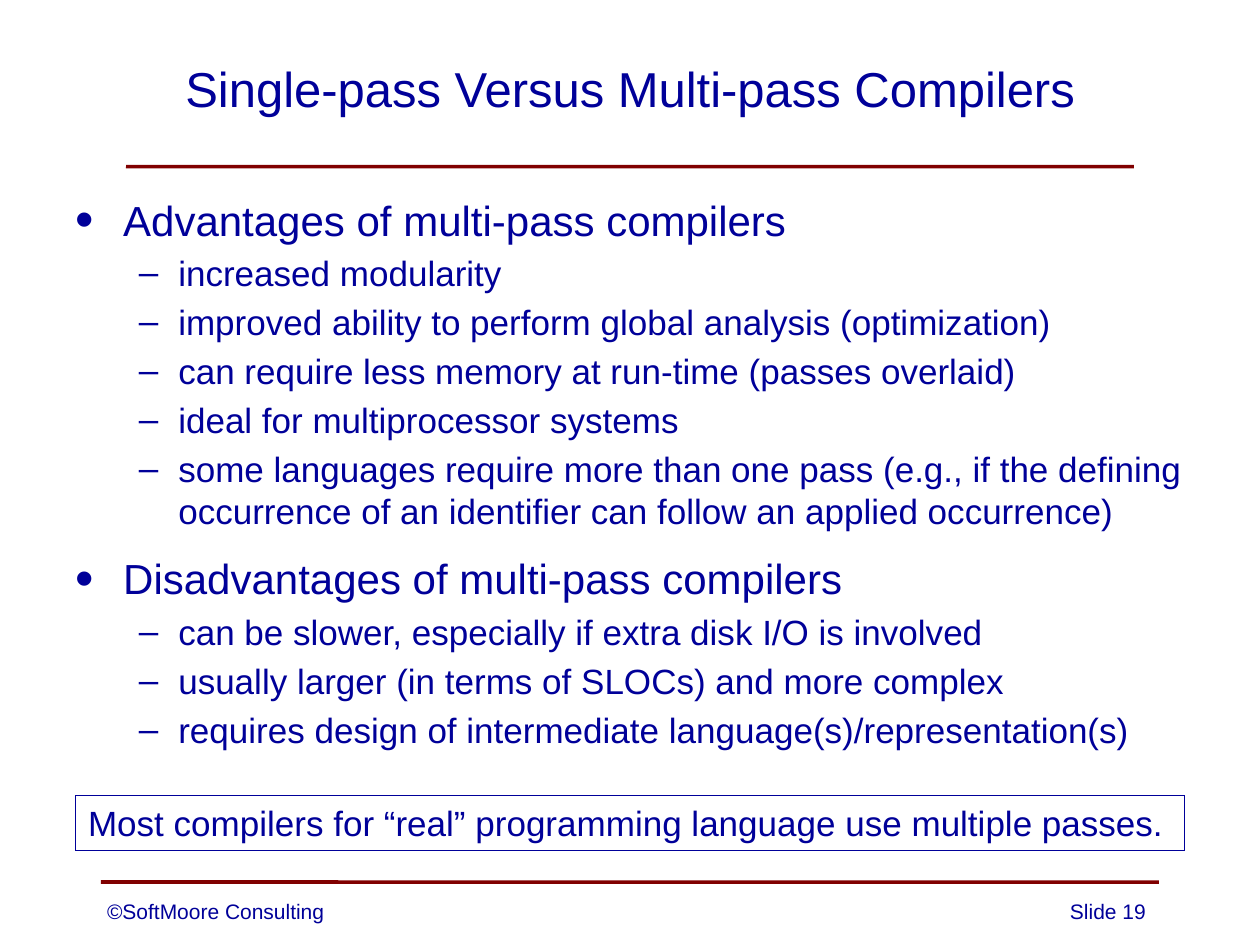
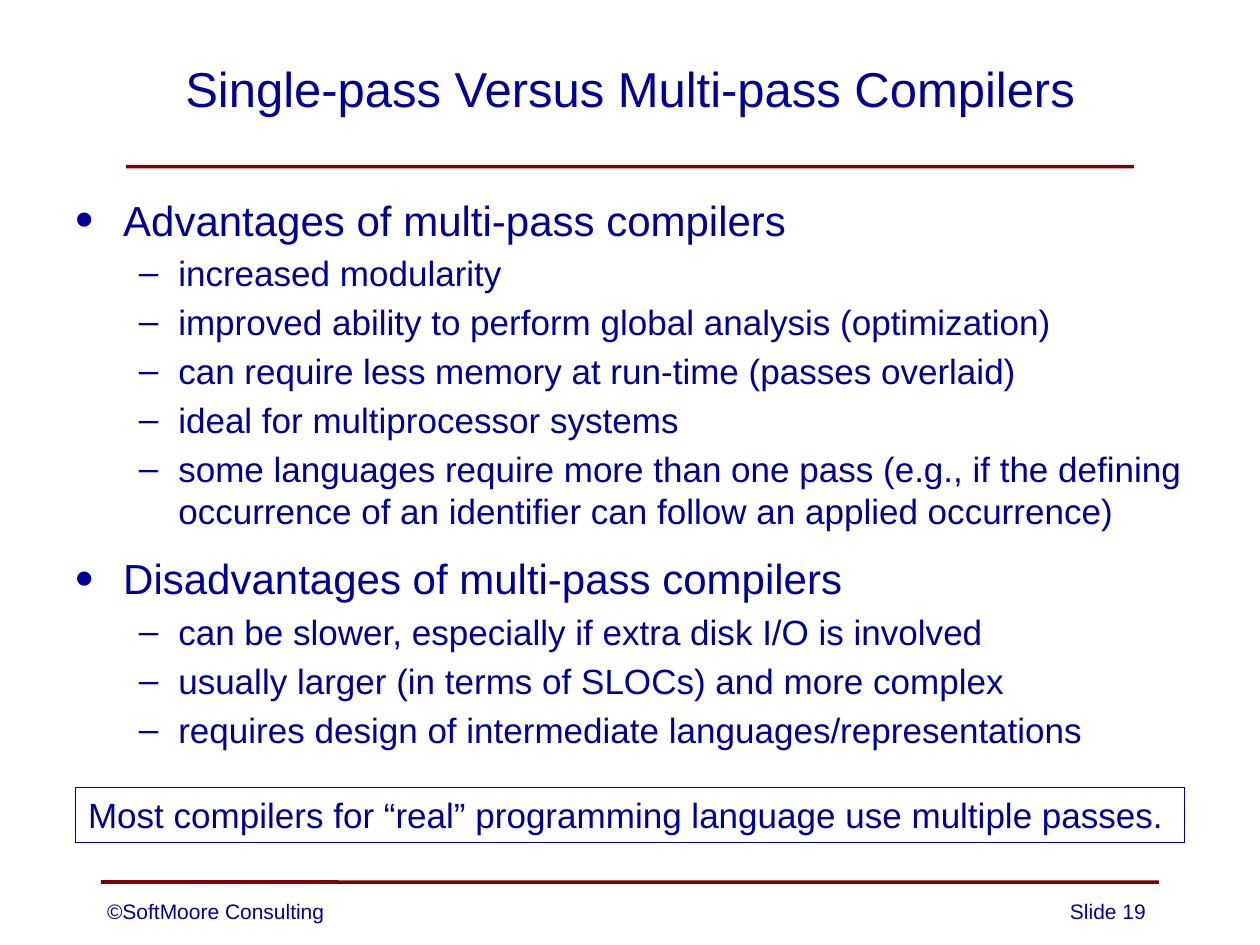
Before and after one commit to SoftMoore/CPRL-Java-3rd, a slide deck: slide 19 of PowerPoints/02 - Structure of Compilers.pptx. Drawn at 1260x945 pixels with LibreOffice and Linux fonts; fonts in the diff are those of the drawing. Boxes give left, top, right and bottom in pixels: in the first picture for what was removed or moved away, otherwise in the second. Text is boxed around its words. In the diff, an @@ line names an element or a change of style, - is before the commit and + after.

```diff
--- a/PowerPoints/02 - Structure of Compilers.pptx
+++ b/PowerPoints/02 - Structure of Compilers.pptx
@@ text at bbox=[178, 717, 1082, 749]: text changed @@
-  – requires design of intermediate language(s)/representation(s)
+  – requires design of intermediate languages/representations
@@ rectangle "Most compilers for “real” programming ...": place and size @@
-rectangle "Most compilers for “real” programming ..." at bbox=[76, 795, 1184, 850]
+rectangle "Most compilers for “real” programming ..." at bbox=[76, 788, 1184, 843]
```
Also in this commit, not shown: 4 other slides changed, 1 other file.
